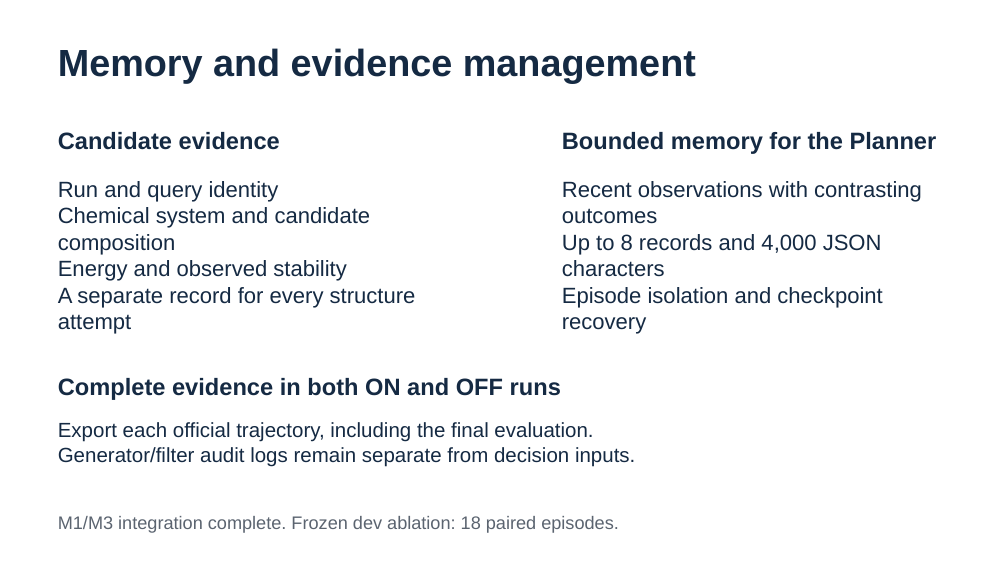
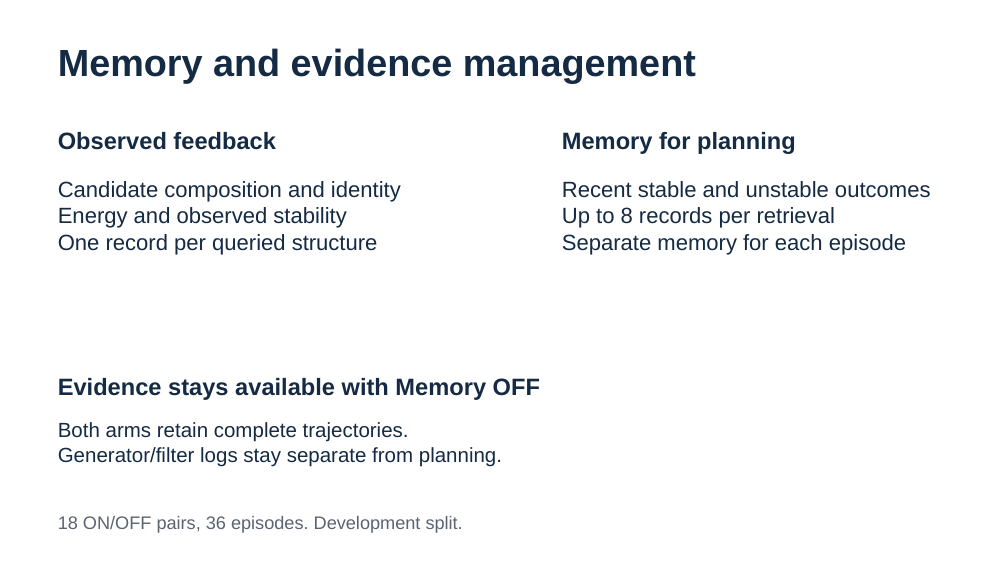
Before and after one commit to raymondtu1230-sudo/Group-Project-6-Auto-Research-for-Materials-Discovery, a slide deck: slide 1 of M4/report/M4_Frozen_Memory_Results.pptx. Drawn at 1008x567 pixels with LibreOffice and Linux fonts; fonts in the diff are those of the drawing. Boxes give left, top, right and bottom in pixels: in the first picture for what was removed or moved away, otherwise in the second. Text is boxed around its words. In the diff, an @@ line names an element or a change of style, - is before the commit and + after.

```diff
--- a/M4/report/M4_Frozen_Memory_Results.pptx
+++ b/M4/report/M4_Frozen_Memory_Results.pptx
@@ text at [58,132,276,150]: text changed @@
-Candidate evidence
+Observed feedback
@@ text at [562,132,795,154]: text changed @@
-Bounded memory for the Planner
+Memory for planning
@@ text at [58,181,401,202]: text changed @@
-Run and query identity
-Chemical system and candidate composition
+Candidate composition and identity
@@ text at [562,181,931,255]: text changed @@
-Recent observations with contrasting outcomes
-Up to 8 records and 4,000 JSON characters
-Episode isolation and checkpoint recovery
+Recent stable and unstable outcomes
+Up to 8 records per retrieval
+Separate memory for each episode
@@ text at [58,234,378,255]: text changed @@
-A separate record for every structure attempt
+One record per queried structure
@@ text at [58,378,540,400]: text changed @@
-Complete evidence in both ON and OFF runs
+Evidence stays available with Memory OFF
@@ text at [58,422,502,467]: text changed @@
-Export each official trajectory, including the final evaluation.
-Generator/filter audit logs remain separate from decision inputs.
+Both arms retain complete trajectories.
+Generator/filter logs stay separate from planning.
@@ text at [58,516,463,533]: text changed @@
-M1/M3 integration complete. Frozen dev ablation: 18 paired episodes.
+18 ON/OFF pairs, 36 episodes. Development split.
```
Also in this commit, not shown: 1 other slide changed, 3 other files.
